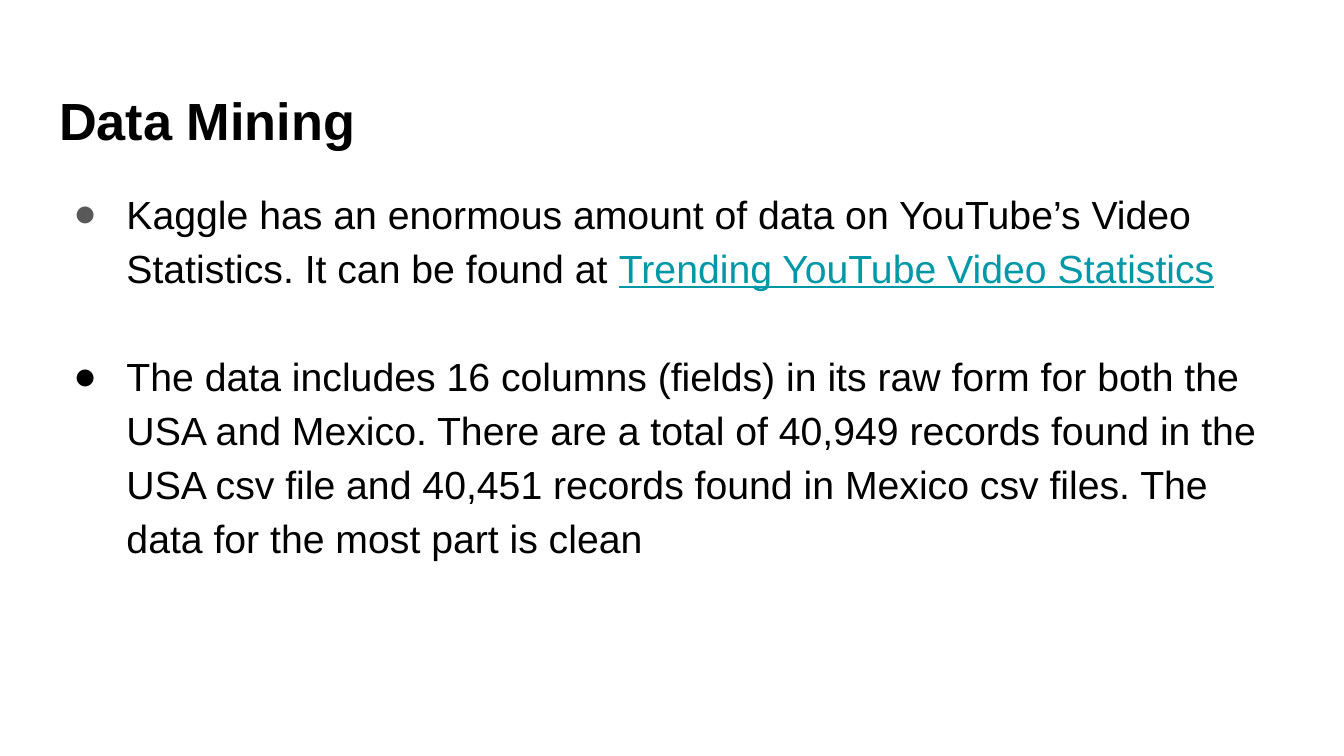
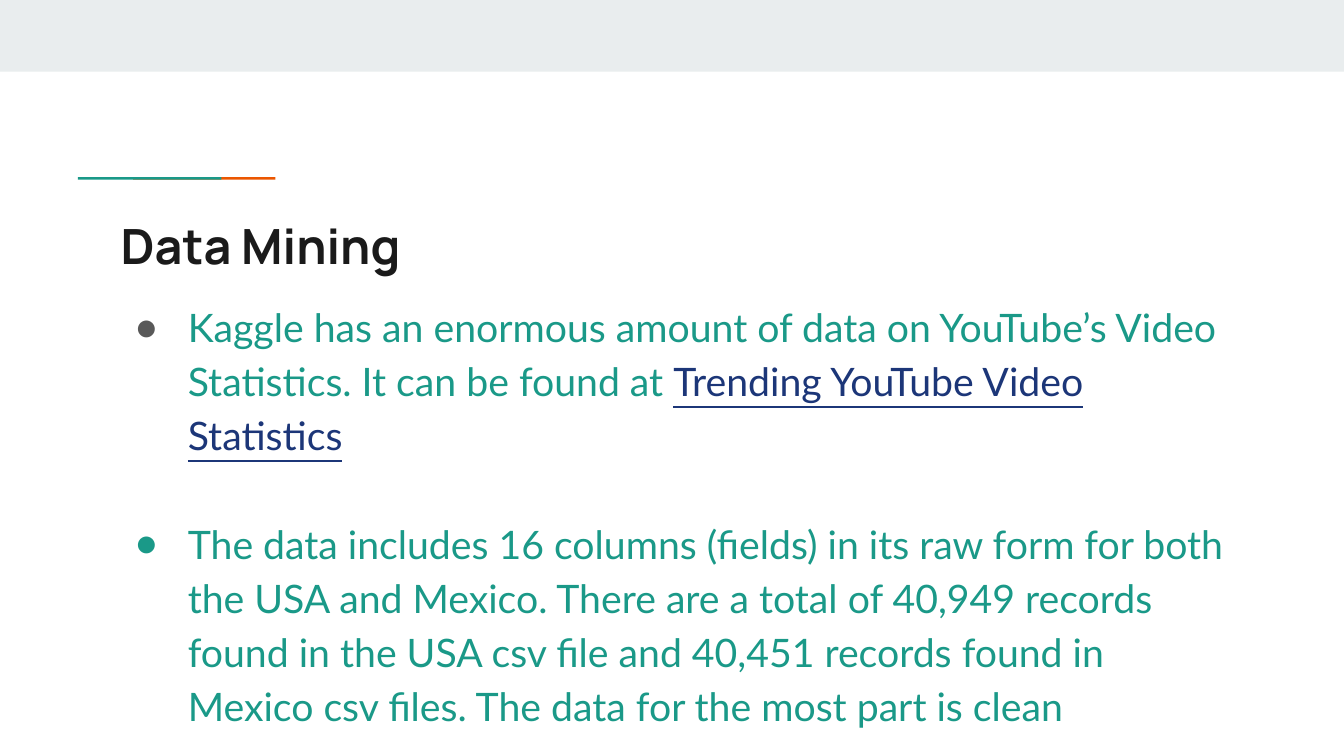
Before and after one commit to fariha23/YouTube_Data_Analysis_Video_Categories, a slide deck: slide 3 of Capstone1_Final_Report_Pres/Predicting Popularity of YouTube Videos - Presentation.pptx. Drawn at 1344x756 pixels with LibreOffice and Linux fonts; fonts in the diff are those of the drawing. Boxes give left, top, right and bottom in pixels: in the first picture for what was removed or moved away, otherwise in the second. Text is boxed around its words. In the diff, an @@ line names an element or a change of style, - is before the commit and + after.

Commit message:
Presentation theme changed

```diff
--- a/Capstone1_Final_Report_Pres/Predicting Popularity of YouTube Videos - Presentation.pptx
+++ b/Capstone1_Final_Report_Pres/Predicting Popularity of YouTube Videos - Presentation.pptx
@@ rectangle added at (0, 0, 1344, 71), fill #E9EDEE @@
@@ rectangle added at (122, 175, 177, 181), fill #1A9988 @@
@@ rectangle added at (176, 175, 231, 181), fill #EB5600 @@
@@ title "Data Mining": place and size @@
-title "Data Mining" at (59, 102, 355, 150)
+title "Data Mining" at (121, 228, 400, 277)
@@ title "Data Mining" at (121, 228, 400, 277): size 28 to 26 pt, font Arial to Manrope, text colour #000000 to #1A1A1A @@
@@ text "Kaggle has an enormous amount ...": place and size @@
-text "Kaggle has an enormous amount ..." at (126, 200, 1255, 561)
+text "Kaggle has an enormous amount ..." at (188, 312, 1223, 728)
@@ text "Kaggle has an enormous amount ..." at (188, 312, 1223, 728): font Arial to Lato; text colour #000000 to #1A9988 in "Kaggle has an enormous amount of data ...", "The data includes 16 columns (fields) in ..."; text colour #0097A7 to #1C3678 in "Trending YouTube Video Statistics"; bullet colour #000000 to #1A9988 @@
```
Also in this commit, not shown: 23 other slides changed, 1 other file.
